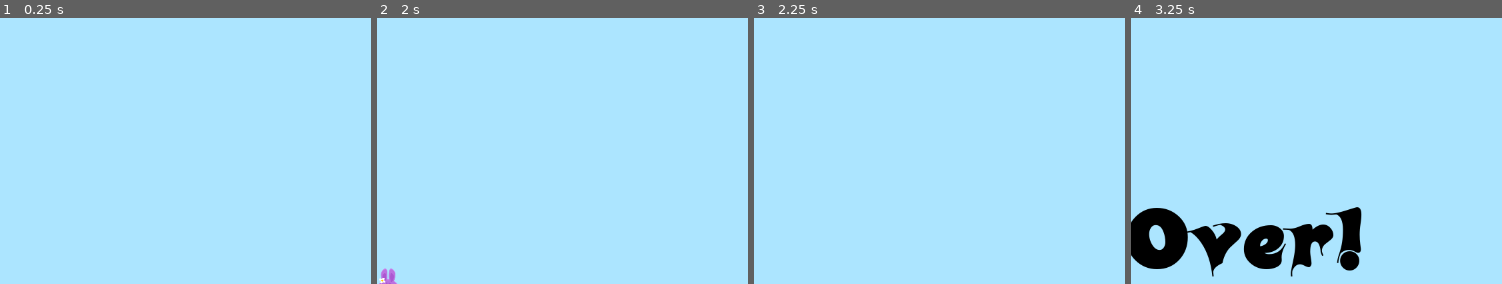
Above: before the commit, frames 1-4 (left to right).
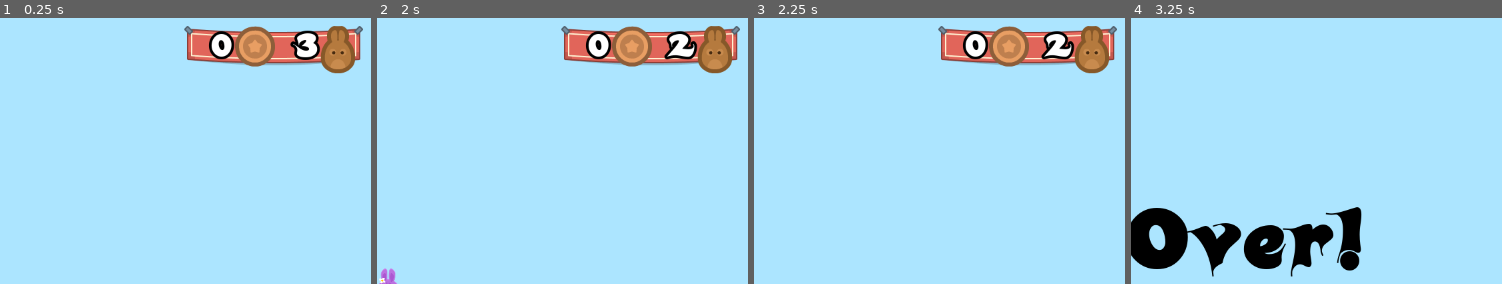
Above: after the commit, the same moments.

Repository: d-fect/DiscoveringGodot
Game: Godot game, scene res://Levels/Level1.tscn
The game is run twice, just before and just after one commit, with the same random seed, the same clock (stepped at 60 frames per second) and the same inputs.
Inputs:
- Up to frame 1 (0.25 s): no input
- Up to frame 2 (2 s): hold D (right) from 0.53 s (still down); tap Space (jump) at 0.77, 1.52 s
- Up to frame 3 (2.25 s): release D (right) at 2.03 s; hold A (left) from 2.03 s (still down)
- Up to frame 4 (3.25 s): release A (left) at 2.78 s; hold D (right) from 2.78 s (still down); tap Space (jump) at 3.02 s
The pictures show only the part of the screen within x 50-99%, y 1-51%; the shares and areas given below are measured in that part.

The runs differ from the first frame. In frame 1, 6.4% of the frame differs, in the area x 49-98%, y 3-22%; in frame 2, 6.3%; in frame 3, 6.3%; in frame 4, nothing differs.

Commit message:
48: Made a GUI for lives and coins. Also beautified code a little bit.

Diff:
--- /dev/null
+++ b/Hoppy Days/GUI/GUI.gd
@@ -0,0 +1,8 @@
+extends CanvasLayer
+
+func _ready():
+	pass
+
+
+func update_lives(lives):
+	$Control/TextureRect/HBoxContainer/LifeCount.text = str(lives)
--- /dev/null
+++ b/Hoppy Days/GUI/GUI.tscn
@@ -0,0 +1,70 @@
+[gd_scene load_steps=7 format=2]
+
+[ext_resource path="res://GUI/GUI.gd" type="Script" id=1]
+[ext_resource path="res://GFX/HUD/bannerHanging.png" type="Texture" id=2]
+[ext_resource path="res://Fonts/candles_.ttf" type="DynamicFontData" id=3]
+[ext_resource path="res://GFX/HUD/coin_bronze.png" type="Texture" id=4]
+[ext_resource path="res://GFX/HUD/lifes.png" type="Texture" id=5]
+
+[sub_resource type="DynamicFont" id=1]
+size = 48
+outline_size = 4
+outline_color = Color( 0, 0, 0, 1 )
+use_filter = true
+font_data = ExtResource( 3 )
+
+[node name="GUI" type="CanvasLayer" groups=[
+"GUI",
+]]
+script = ExtResource( 1 )
+
+[node name="Control" type="Control" parent="."]
+anchor_right = 1.0
+anchor_bottom = 1.0
+
+[node name="TextureRect" type="TextureRect" parent="Control"]
+anchor_left = 1.0
+anchor_right = 1.0
+margin_left = -286.0
+margin_top = 18.0
+margin_bottom = 59.0
+texture = ExtResource( 2 )
+
+[node name="HBoxContainer" type="HBoxContainer" parent="Control/TextureRect"]
+anchor_right = 1.0
+anchor_bottom = 1.0
+margin_left = 12.0
+margin_right = -30.0
+margin_bottom = 12.0
+alignment = 1
+
+[node name="CoinCount" type="Label" parent="Control/TextureRect/HBoxContainer"]
+margin_top = 4.0
+margin_right = 60.0
+margin_bottom = 66.0
+size_flags_horizontal = 3
+custom_fonts/font = SubResource( 1 )
+text = "0"
+align = 2
+
+[node name="CoinIcon" type="TextureRect" parent="Control/TextureRect/HBoxContainer"]
+margin_left = 64.0
+margin_right = 124.0
+margin_bottom = 71.0
+texture = ExtResource( 4 )
+
+[node name="LifeCount" type="Label" parent="Control/TextureRect/HBoxContainer"]
+margin_left = 128.0
+margin_top = 4.0
+margin_right = 188.0
+margin_bottom = 66.0
+size_flags_horizontal = 3
+custom_fonts/font = SubResource( 1 )
+text = "0"
+align = 2
+
+[node name="LifeIcon" type="TextureRect" parent="Control/TextureRect/HBoxContainer"]
+margin_left = 192.0
+margin_right = 244.0
+margin_bottom = 71.0
+texture = ExtResource( 5 )
--- a/Hoppy Days/Levels/GameState.gd
+++ b/Hoppy Days/Levels/GameState.gd
@@ -4,13 +4,20 @@
 
 func _ready():
 	add_to_group("Gamestate")
+	update_GUI()
+
 
 func hurt():
 	lives -= 1
 	$Player.hurt()
+	update_GUI()
 	if lives < 0:
 		end_game()
 
 
+func update_GUI():
+	get_tree().call_group("GUI", "update_lives", lives)
+
+
 func end_game():
 	get_tree().change_scene("res://Levels/GameOver.tscn")
--- a/Hoppy Days/Levels/Level1.tscn
+++ b/Hoppy Days/Levels/Level1.tscn
@@ -7,6 +7,7 @@
 [ext_resource path="res://Hazards/SpikedTop.tscn" type="PackedScene" id=5]
 [ext_resource path="res://Items/JumpPad.tscn" type="PackedScene" id=6]
 [ext_resource path="res://SFX/Chiptune_Adventures_1.ogg" type="AudioStream" id=7]
+[ext_resource path="res://GUI/GUI.tscn" type="PackedScene" id=8]
 
 [node name="Level1" type="Node2D"]
 script = ExtResource( 1 )
@@ -81,3 +82,5 @@
 stream = ExtResource( 7 )
 volume_db = -15.007
 autoplay = true
+
+[node name="GUI" parent="." instance=ExtResource( 8 )]
--- a/Hoppy Days/Player/Player.gd
+++ b/Hoppy Days/Player/Player.gd
@@ -10,6 +10,7 @@
 const JUMP_SPEED = 4000
 const WORLD_BOTTOM = 5000
 const BOOST_MULTIPLIER = 1.5
+const HURT_MULTIPLIER = 1.7
 
 signal animate
 
Not shown: 1 places in Hoppy Days/Levels/Level1.tscn that only renumber resources
